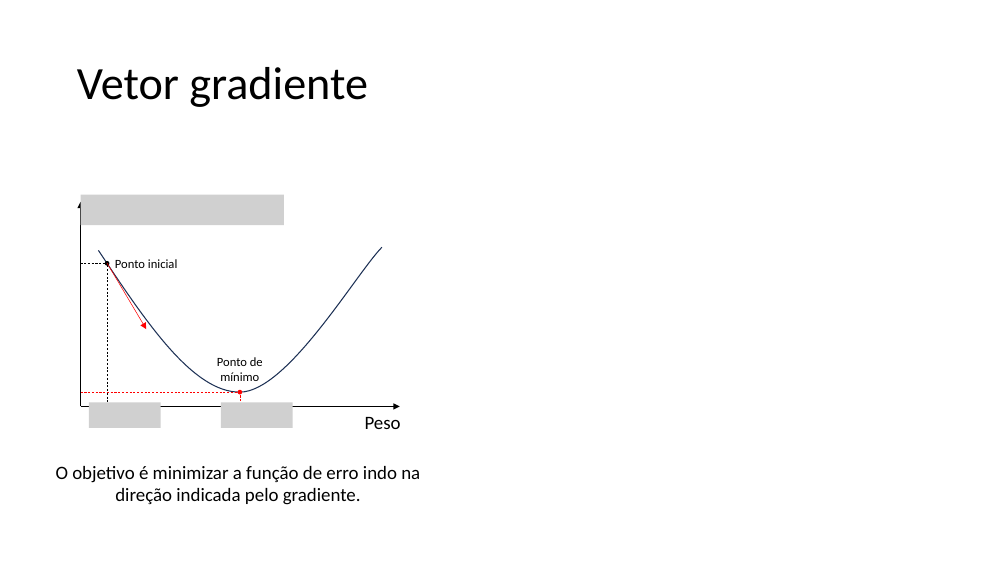
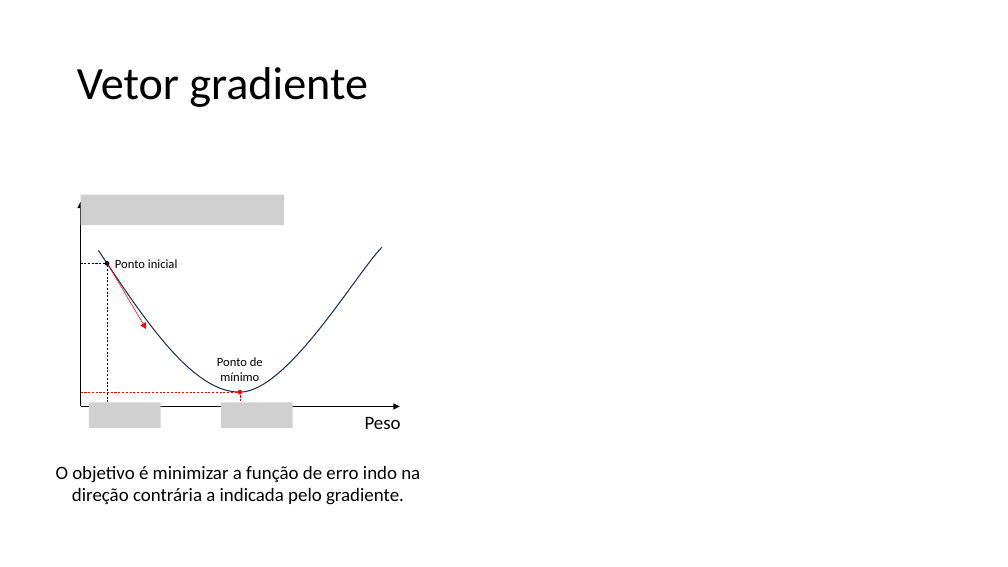
Before and after one commit to zz4fap/tp557-iot-ml, a slide deck: slide 11 of slides/TP557_6_Minimizando_o_erro.pptx (slide 8 before the commit). Drawn at 1008x567 pixels with LibreOffice and Linux fonts; fonts in the diff are those of the drawing; grey boxes stand for pictures. Boxes give left, top, right and bottom in pixels: in the first picture for what was removed or moved away, otherwise in the second. Text is boxed around its words. In the diff, an @@ line names an element or a change of style, - is before the commit and + after.

```diff
--- a/slides/TP557_6_Minimizando_o_erro.pptx
+++ b/slides/TP557_6_Minimizando_o_erro.pptx
@@ text at (x1=56, y1=466, x2=420, y2=505): text changed @@
-O objetivo é minimizar a função de erro indo na direção indicada pelo gradiente.
+O objetivo é minimizar a função de erro indo na direção contrária a indicada pelo gradiente.
```
Also in this commit, not shown: 5 other slides changed, 3 slides added.
